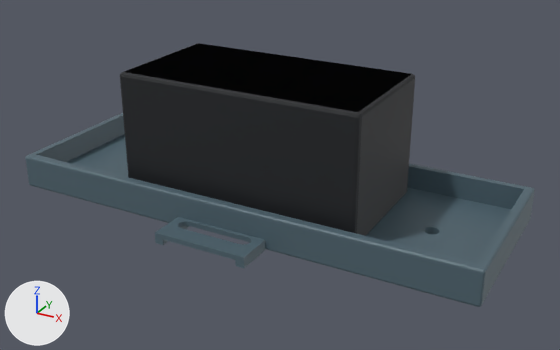
What one commit did to the Blender file assets/blender/parts/module_battery_small.blend.
Both versions are drawn from a 50 mm lens placed at (0.824, -1.439, 1.106), pointed at (0.041, -0.015, 0.394). The lights are fixed; the arrows at lower left show +X, +Y and +Z. The first picture is the older version.

In view in the first picture: 'mesh_rubber_and_chip_3', 'print_battery_tray'.
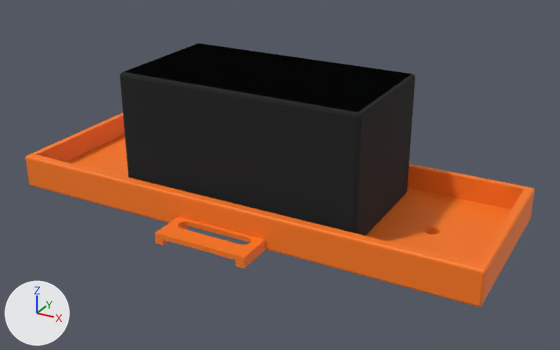
The change in detail:
Material 'petg' (mat_petg) changes colour from dark blue #50656f to orange #ff7a1a; in linear values from (0.08, 0.13, 0.16) to (1.0, 0.195, 0.0103).
In material 'petg' (mat_petg), roughness goes from 0.5 to 0.65.
In material 'rubber_and_chip' (mat_rubber_and_chip), roughness goes from 0.6 to 0.94.

Location of each change, (x1, y1, x2, y2) in pixels of the pictures (560 x 350 px):
'mesh_rubber_and_chip_3', surface changed
    both: (120, 71, 415, 236)
'print_battery_tray', recoloured, surface changed (dark blue to orange)
    both: (25, 113, 534, 307)
